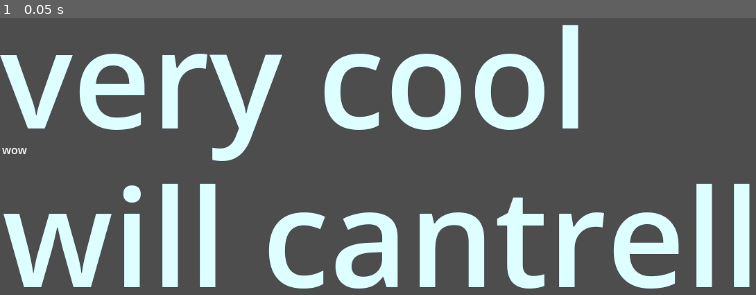
Above: before the commit, frame 1.
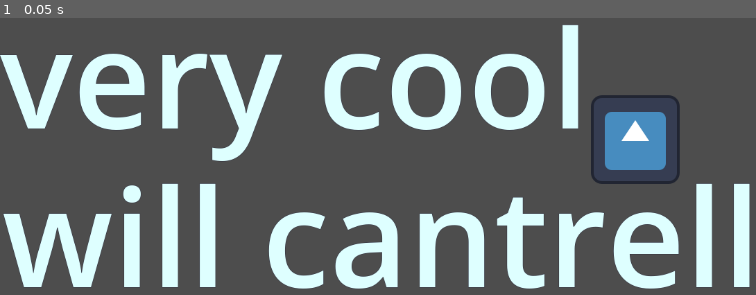
Above: after the commit, the same moment.

Repository: X-Returnal/github_game_test
Game: Godot game, scene res://label1.tscn
Same seed, same stepped clock (60 frames per second), same inputs: the game is played once before the commit and once after it. The engine's default icon, where the game draws it, is replaced by a stand-in: a white triangle on a blue panel in a dark square.
Inputs:
- Up to frame 1 (0.05 s): no input

The runs differ from the first frame. In frame 1, 2.2% of the frame differs, in the area x 0-90%, y 27-60%.

Commit message:
truely removed the random wow also added icon
text moment

Diff:
--- /dev/null
+++ b/icon.tscn
@@ -0,0 +1,7 @@
+[gd_scene load_steps=2 format=3 uid="uid://doqyqu3djnpww"]
+
+[ext_resource type="Texture2D" uid="uid://dvjiu3cpi67o0" path="res://icon.svg" id="1_h8yru"]
+
+[node name="Icon" type="Sprite2D"]
+position = Vector2(189, 165)
+texture = ExtResource("1_h8yru")
--- a/label.tscn
+++ b/label.tscn
@@ -15,9 +15,3 @@
 offset_bottom = 315.0
 text = "will cantrell"
 label_settings = SubResource("LabelSettings_lcs4o")
-
-[node name="Label" type="Label" parent="."]
-layout_mode = 0
-offset_right = 40.0
-offset_bottom = 23.0
-text = "wow"
--- a/label1.tscn
+++ b/label1.tscn
@@ -1,6 +1,7 @@
-[gd_scene load_steps=4 format=3 uid="uid://ssu8lxyk25dm"]
+[gd_scene load_steps=5 format=3 uid="uid://ssu8lxyk25dm"]
 
 [ext_resource type="PackedScene" uid="uid://cbh8unv5w7p1b" path="res://label.tscn" id="1_m2131"]
+[ext_resource type="PackedScene" uid="uid://doqyqu3djnpww" path="res://icon.tscn" id="2_bjb5k"]
 
 [sub_resource type="SystemFont" id="SystemFont_sm0ok"]
 font_weight = 375
@@ -25,3 +26,6 @@
 offset_top = 229.0
 offset_right = 1099.0
 offset_bottom = 544.0
+
+[node name="Icon" parent="." instance=ExtResource("2_bjb5k")]
+position = Vector2(916, 226)
